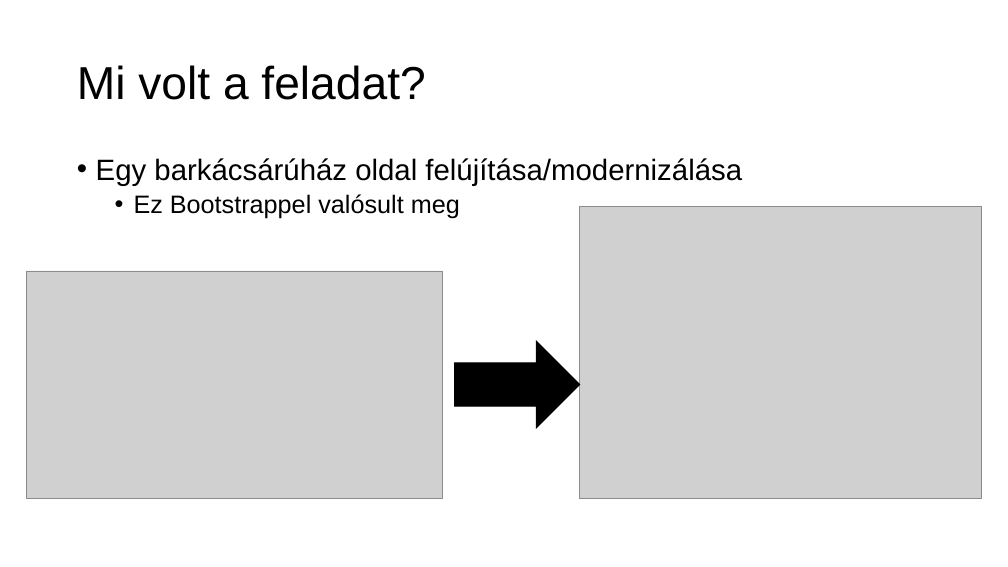
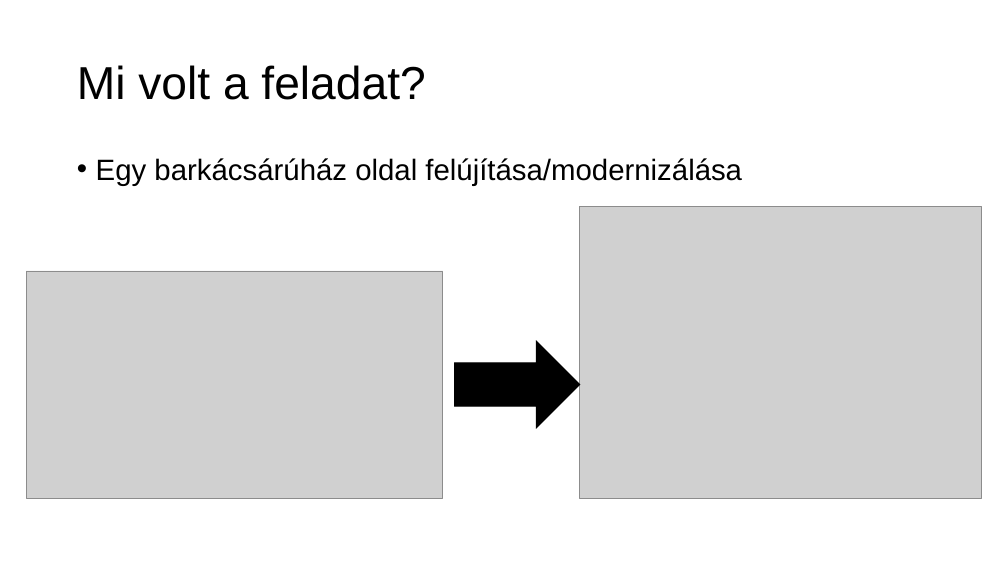
Before and after one commit to verbence/webes-projekt, a slide deck: slide 2 of PPT/tztpvb_barkacs.pptx (slide 3 before the commit). Drawn at 1008x567 pixels with LibreOffice and Linux fonts; fonts in the diff are those of the drawing; grey boxes stand for pictures. Boxes give left, top, right and bottom in pixels: in the first picture for what was removed or moved away, otherwise in the second. Text is boxed around its words. In the diff, an @@ line names an element or a change of style, - is before the commit and + after.

```diff
--- a/PPT/tztpvb_barkacs.pptx
+++ b/PPT/tztpvb_barkacs.pptx
@@ text at (134, 194, 460, 219): paragraph removed @@
-  • Ez Bootstrappel valósult meg
```
Also in this commit, not shown: 1 slide removed.
